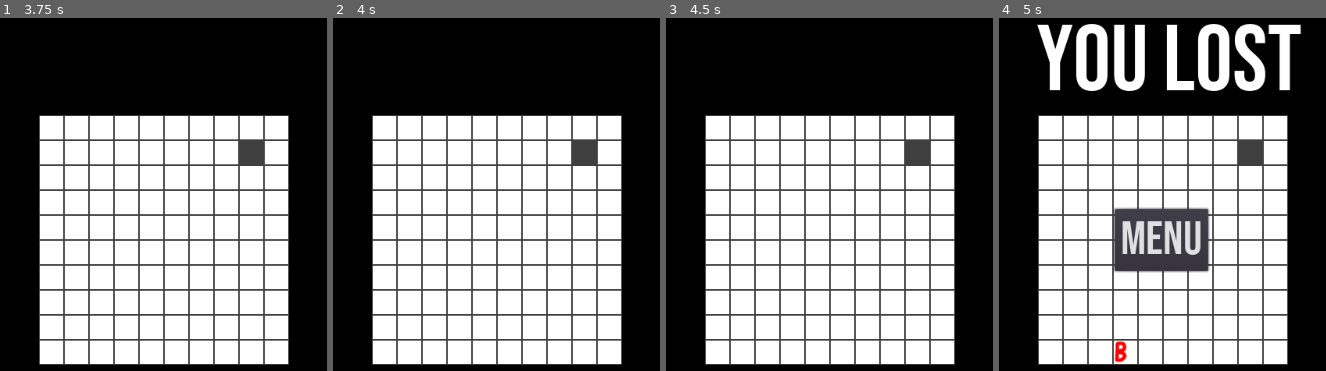
Above: before the commit, frames 1-4 (left to right).
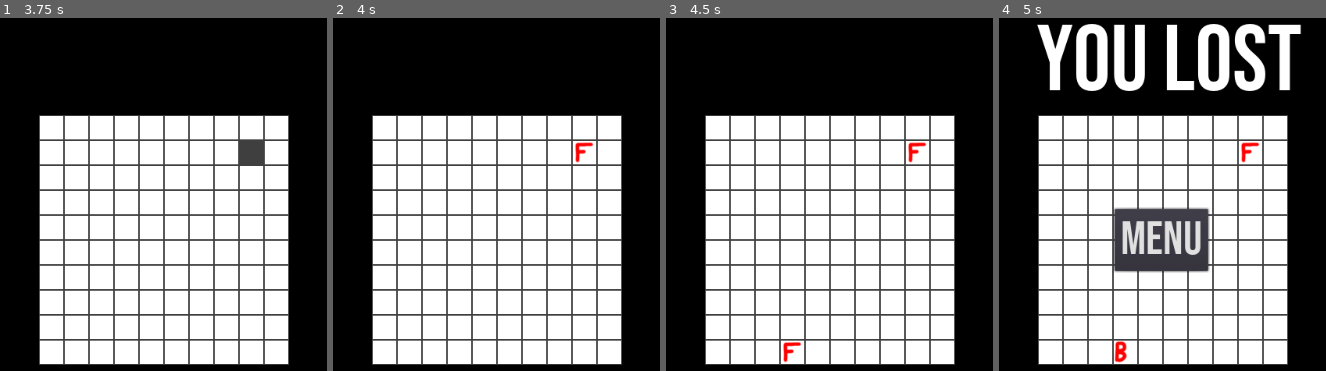
Above: after the commit, the same moments.

Repository: erri120/Minesweeper
Game: Godot game, scene res://scenes/menu.tscn
Two runs of this game, one before a commit and one after it. Both use one fixed random seed, a clock stepped at 60 frames per second and the inputs below.
Inputs (mouse positions are in pixels of both pictures, inside the frame that each line leads up to):
- Up to frame 1 (3.75 s): click "Start Game" at 0.5 s; click "Easy" at 1.25 s; tap Enter at 2, 3.5 s; move the mouse to (outside the picture) at 2.02 s; press the mouse at (outside the picture) at 2.03 s; right-click (outside the picture) at 2.3 s; tap Space at 2.75 s; move the mouse to (3, 265) at 2.77 s; release the mouse at (3, 265) at 2.78 s; right-click (3, 265) at 2.85 s; click (3, 265) at 3.05 s; move the mouse to (245, 138) at 3.52 s; press the mouse at (245, 138) at 3.53 s
- Up to frame 2 (4 s): right-click (578, 138) at 3.8 s
- Up to frame 3 (4.5 s): tap Space at 4.25 s; move the mouse to (790, 332) at 4.27 s; release the mouse at (790, 332) at 4.28 s; right-click (790, 332) at 4.35 s
- Up to frame 4 (5 s): click (1123, 332) at 4.55 s

Frame 1 is identical in both runs. In frame 2, 0.5% of the frame differs, in the area x 73-81%, y 34-42%; in frame 3, 0.7%, in the area x 35-81%, y 34-98%; in frame 4, 0.5%.

Commit message:
Added flag logic
Right click to set a flag

Diff:
--- a/scripts/Board.gd
+++ b/scripts/Board.gd
@@ -22,13 +22,13 @@
 
 func _input(event):
 	if event is InputEventMouseButton && !lost:
-		if (event.is_action_pressed("p_click")):
-			var event_pos = event.global_position
-			var cell_pos = world_to_map(event_pos)
-			cell_pos.x = cell_pos.x-16
-			cell_pos.y = cell_pos.y-9
-			if(cell_pos.x+(board_width/2)<board_width && cell_pos.y+(board_height/2)<board_height \
-			&& cell_pos.x+board_width>board_width/2 && cell_pos.y+board_height>board_height/2):
+		var event_pos = event.global_position
+		var cell_pos = world_to_map(event_pos)
+		cell_pos.x = cell_pos.x-16
+		cell_pos.y = cell_pos.y-9
+		if(cell_pos.x+(board_width/2)<board_width && cell_pos.y+(board_height/2)<board_height \
+		&& cell_pos.x+board_width>board_width/2 && cell_pos.y+board_height>board_height/2):
+			if (event.is_action_pressed("p_click")):
 				if(matrix[cell_pos.x+(board_width/2)][cell_pos.y+(board_height/2)] == 0):
 					set_cellv(cell_pos,3,false,false)
 				else:
@@ -37,3 +37,5 @@
 					lost = true
 					for i in get_tree().get_nodes_in_group("Control"):
 						i.show()
+			if (event.is_action_pressed("p_flag")):
+				set_cellv(cell_pos,2,false,false)
